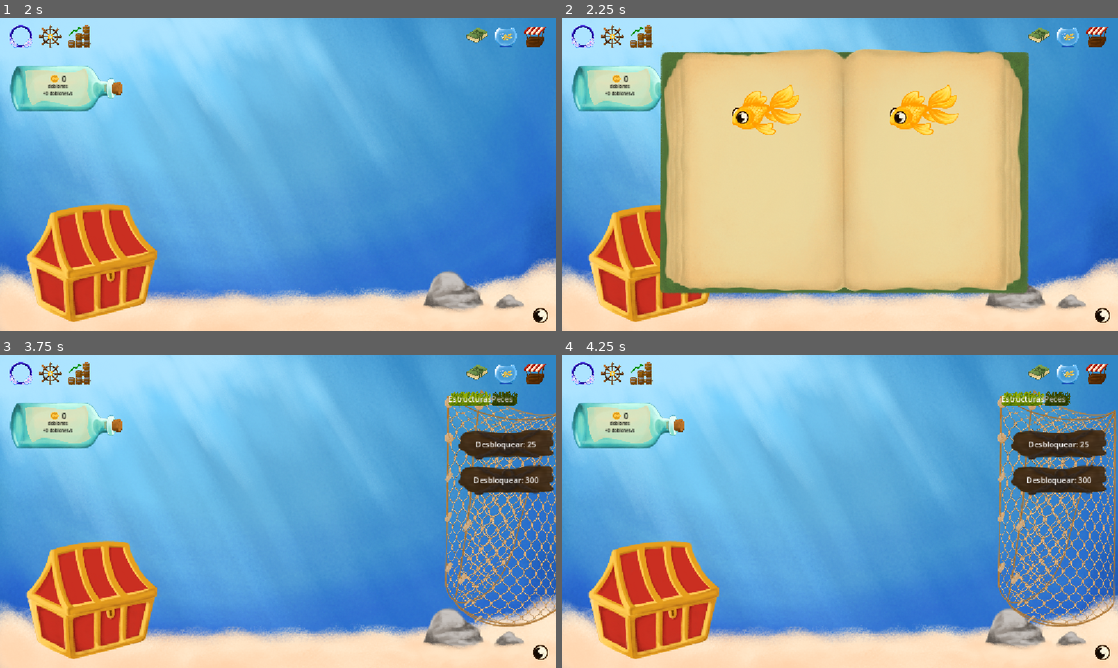
Above: before the commit, frames 1-4 (two rows, left to right).
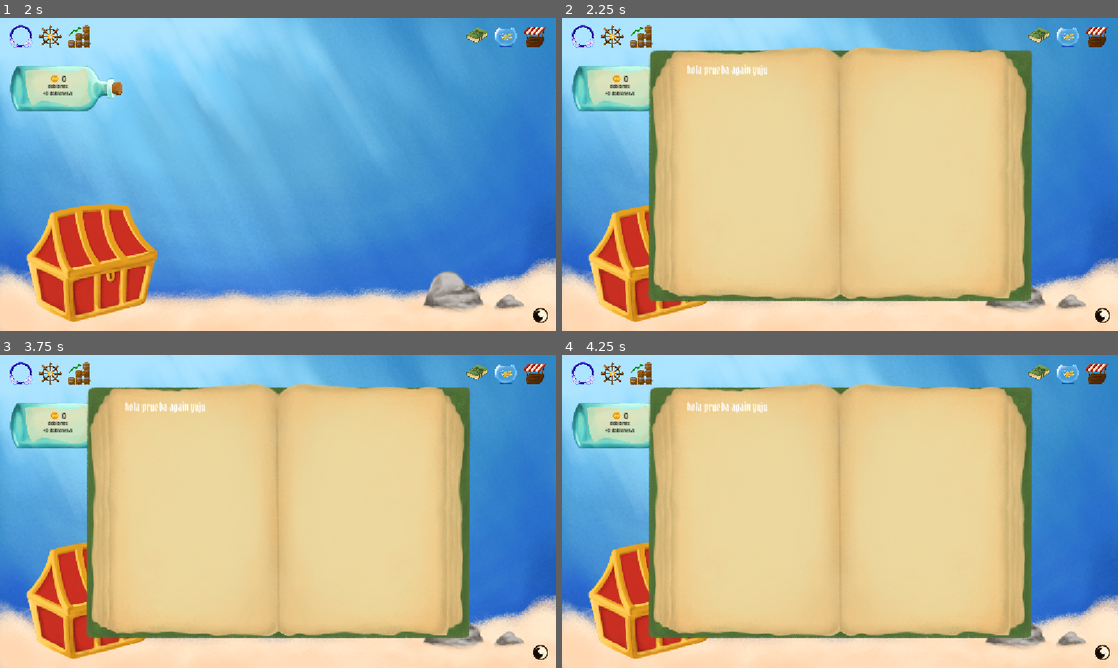
Above: after the commit, the same moments.

Repository: Niett204/fish-clicks
Game: Godot game, scene res://scenes/main.tscn
Two runs of this game, one before a commit and one after it. Both use one fixed random seed, a clock stepped at 60 frames per second and the inputs below.
Inputs (mouse positions are in pixels of both pictures, inside the frame that each line leads up to):
- Up to frame 1 (2 s): click (22, 36) at 0.5 s; click (77, 36) at 1.25 s
- Up to frame 2 (2.25 s): click (1040, 36) at 2 s
- Up to frame 3 (3.75 s): click (505, 373) at 2.75 s; click (533, 373) at 3.5 s
- Up to frame 4 (4.25 s): no input

Frame 1 is identical in both runs. In frame 2, 10% of the frame differs, in the area x 15-85%, y 9-91%; in frame 3, 61%, in the area x 15-100%, y 2-91%; in frame 4, 61%.

Commit message:
Estructura
Empieza a tener coherencia. Estructura modificada hasta el tag de rareza.

Diff:
--- a/client/fish-clicks-main/scenes/UI/encyclopedia.gd
+++ b/client/fish-clicks-main/scenes/UI/encyclopedia.gd
@@ -23,7 +23,6 @@
 var rareza_actual: String = ""
 var rarezas_disponibles: Array = []
 
-# Esto luego lo rellenaremos desde tu juego real
 var pez_ids_desbloqueados: Array[int] = [1]
 
 enum RequestMode {
--- a/client/fish-clicks-main/scenes/UI/encyclopedia_panel.tscn
+++ b/client/fish-clicks-main/scenes/UI/encyclopedia_panel.tscn
@@ -3,15 +3,19 @@
 [ext_resource type="Script" uid="uid://dshk18d2tj4io" path="res://scenes/UI/encyclopedia.gd" id="1_4h8ff"]
 [ext_resource type="Texture2D" uid="uid://casgo8fwtfcga" path="res://assets/ui/libro_abierto.png" id="1_g574a"]
 [ext_resource type="Texture2D" uid="uid://caccnasaooopc" path="res://assets/peces/doblon.png" id="2_4h8ff"]
+[ext_resource type="FontFile" uid="uid://blwqct8vf4mt8" path="res://assets/fuentes/PirataOne-Regular.ttf" id="3_k3767"]
 
 [sub_resource type="LabelSettings" id="LabelSettings_4h8ff"]
+font = ExtResource("3_k3767")
 font_size = 24
 
 [node name="EncyclopediaPanel" type="Control" unique_id=1091957969]
 layout_mode = 3
-anchors_preset = 0
-offset_right = 40.0
-offset_bottom = 40.0
+anchors_preset = 15
+anchor_right = 1.0
+anchor_bottom = 1.0
+grow_horizontal = 2
+grow_vertical = 2
 script = ExtResource("1_4h8ff")
 
 [node name="FondoLibro" type="TextureRect" parent="." unique_id=897703042]
@@ -19,127 +23,11 @@
 anchors_preset = 15
 anchor_right = 1.0
 anchor_bottom = 1.0
-offset_left = 180.0
-offset_top = -103.06512
-offset_right = 180.09895
-offset_bottom = -102.96616
 grow_horizontal = 2
 grow_vertical = 2
-scale = Vector2(20.212515, 20.870224)
 texture = ExtResource("1_g574a")
-expand_mode = 4
+expand_mode = 3
 stretch_mode = 5
-
-[node name="PaginaIzq" type="Control" parent="FondoLibro" unique_id=132562500]
-anchors_preset = 0
-offset_left = 3.56215
-offset_top = 8.672643
-offset_right = 19.542343
-offset_bottom = 32.151066
-
-[node name="TagRarezaIzq" type="Label" parent="FondoLibro/PaginaIzq" unique_id=622684088]
-layout_mode = 0
-offset_left = 0.8905374
-offset_top = 0.530187
-offset_right = 13.890537
-offset_bottom = 23.530188
-scale = Vector2(0.3545826, 0.057846144)
-label_settings = SubResource("LabelSettings_4h8ff")
-horizontal_alignment = 1
-vertical_alignment = 1
-
-[node name="PezIzq" type="TextureRect" parent="FondoLibro/PaginaIzq" unique_id=672969919]
-custom_minimum_size = Vector2(1, 1)
-layout_mode = 1
-anchors_preset = -1
-anchor_left = 0.25100002
-anchor_top = 0.135
-anchor_right = 0.814
-anchor_bottom = 0.33400002
-offset_left = -0.7457261
-offset_top = -1.8248432
-offset_right = 0.102809906
-offset_bottom = 2.176673
-texture = ExtResource("2_4h8ff")
-expand_mode = 1
-stretch_mode = 5
-
-[node name="NombrePezIzq" type="Label" parent="FondoLibro/PaginaIzq" unique_id=244178706]
-layout_mode = 0
-offset_left = 4.353738
-offset_top = 9.29866
-offset_right = 137.35374
-offset_bottom = 32.29866
-scale = Vector2(0.056835253, 0.0751883)
-
-[node name="DescripcionIzq" type="RichTextLabel" parent="FondoLibro/PaginaIzq" unique_id=1518738575]
-layout_mode = 0
-offset_left = 2.6221378
-offset_top = 12.652718
-offset_right = 15.622138
-offset_bottom = 12.652718
-
-[node name="StatIzq" type="Label" parent="FondoLibro/PaginaIzq" unique_id=1730993597]
-layout_mode = 0
-offset_left = 4.848481
-offset_top = 19.217098
-offset_right = 17.84848
-offset_bottom = 42.2171
-scale = Vector2(0.48942524, 0.07811248)
-
-[node name="PaginaDer" type="Control" parent="FondoLibro" unique_id=814593104]
-anchors_preset = 0
-offset_left = 19.78972
-offset_top = 8.241406
-offset_right = 36.413086
-offset_bottom = 31.767746
-
-[node name="TagRarezaDer" type="Label" parent="FondoLibro/PaginaDer" unique_id=987179701]
-layout_mode = 0
-offset_left = 11.230666
-offset_top = 0.76976275
-offset_right = 24.230667
-offset_bottom = 23.769762
-scale = Vector2(0.3545826, 0.057846144)
-
-[node name="PezDer" type="TextureRect" parent="FondoLibro/PaginaDer" unique_id=1348482027]
-custom_minimum_size = Vector2(1, 1)
-layout_mode = 1
-anchors_preset = -1
-anchor_left = 0.25100002
-anchor_top = 0.135
-anchor_right = 0.814
-anchor_bottom = 0.33400002
-offset_left = -1.0920463
-offset_top = -0.77070975
-offset_right = -0.24351025
-offset_bottom = 3.2308073
-texture = ExtResource("2_4h8ff")
-expand_mode = 1
-stretch_mode = 5
-
-[node name="NombrePezDer" type="Label" parent="FondoLibro/PaginaDer" unique_id=311250947]
-layout_mode = 0
-offset_left = 4.0074177
-offset_top = 9.634067
-offset_right = 137.00742
-offset_bottom = 32.634068
-scale = Vector2(0.056835253, 0.0751883)
-
-[node name="DescripcionDer" type="RichTextLabel" parent="FondoLibro/PaginaDer" unique_id=1565178078]
-layout_mode = 0
-offset_left = 2.6221378
-offset_top = 12.988127
-offset_right = 15.622138
-offset_bottom = 12.988127
-
-[node name="StatDer" type="Label" parent="FondoLibro/PaginaDer" unique_id=2000961006]
-layout_mode = 0
-offset_left = 4.848481
-offset_top = 19.887909
-offset_right = 17.84848
-offset_bottom = 42.88791
-scale = Vector2(0.48942524, 0.07811248)
 
 [node name="RarezaContainer" type="VBoxContainer" parent="FondoLibro" unique_id=1042103093]
 layout_mode = 0
@@ -148,6 +36,108 @@
 offset_right = 73.86513
 offset_bottom = 40.482277
 scale = Vector2(0.04416226, 0.70898515)
+
+[node name="ContenedorLibro" type="HBoxContainer" parent="FondoLibro" unique_id=1023908088]
+layout_mode = 1
+anchors_preset = 15
+anchor_right = 1.0
+anchor_bottom = 1.0
+offset_left = 192.00002
+offset_top = 59.000004
+offset_right = -106.0
+offset_bottom = -29.0
+grow_horizontal = 2
+grow_vertical = 2
+scale = Vector2(0.8799994, 0.96000063)
+
+[node name="PaginaIzq" type="Control" parent="FondoLibro/ContenedorLibro" unique_id=132562500]
+custom_minimum_size = Vector2(435, 0)
+layout_mode = 2
+
+[node name="MarginIzq" type="MarginContainer" parent="FondoLibro/ContenedorLibro/PaginaIzq" unique_id=1104367832]
+layout_mode = 1
+anchors_preset = 15
+anchor_right = 1.0
+anchor_bottom = 1.0
+grow_horizontal = 2
+grow_vertical = 2
+theme_override_constants/margin_left = 40
+theme_override_constants/margin_top = 30
+theme_override_constants/margin_right = 40
+theme_override_constants/margin_bottom = 30
+
+[node name="VBoxIzq" type="VBoxContainer" parent="FondoLibro/ContenedorLibro/PaginaIzq/MarginIzq" unique_id=1687276047]
+layout_mode = 2
+
+[node name="TextureRect" type="TextureRect" parent="FondoLibro/ContenedorLibro/PaginaIzq/MarginIzq/VBoxIzq" unique_id=1536489537]
+layout_mode = 2
+expand_mode = 2
+stretch_mode = 5
+
+[node name="TagRarezaIzq" type="Label" parent="FondoLibro/ContenedorLibro/PaginaIzq/MarginIzq/VBoxIzq/TextureRect" unique_id=622684088]
+layout_mode = 1
+anchors_preset = 4
+anchor_top = 0.5
+anchor_bottom = 0.5
+offset_top = -16.0
+offset_right = 192.0
+offset_bottom = 16.0
+grow_vertical = 2
+size_flags_horizontal = 0
+text = "hola prueba again yuju"
+label_settings = SubResource("LabelSettings_4h8ff")
+horizontal_alignment = 1
+vertical_alignment = 1
+max_lines_visible = 1
+language = "es"
+
+[node name="PezIzq" type="TextureRect" parent="FondoLibro/ContenedorLibro/PaginaIzq/MarginIzq/VBoxIzq" unique_id=672969919]
+custom_minimum_size = Vector2(1, 1)
+layout_mode = 2
+texture = ExtResource("2_4h8ff")
+expand_mode = 1
+stretch_mode = 5
+
+[node name="NombrePezIzq" type="Label" parent="FondoLibro/ContenedorLibro/PaginaIzq/MarginIzq/VBoxIzq" unique_id=244178706]
+layout_mode = 2
+
+[node name="DescripcionIzq" type="RichTextLabel" parent="FondoLibro/ContenedorLibro/PaginaIzq/MarginIzq/VBoxIzq" unique_id=1518738575]
+layout_mode = 2
+
+[node name="StatIzq" type="Label" parent="FondoLibro/ContenedorLibro/PaginaIzq/MarginIzq/VBoxIzq" unique_id=1730993597]
+layout_mode = 2
+size_flags_horizontal = 0
+size_flags_vertical = 0
+
+[node name="PaginaDer" type="Control" parent="FondoLibro/ContenedorLibro" unique_id=814593104]
+layout_mode = 2
+
+[node name="MarginDer" type="MarginContainer" parent="FondoLibro/ContenedorLibro/PaginaDer" unique_id=952254675]
+layout_mode = 1
+anchors_preset = 15
+anchor_right = 1.0
+anchor_bottom = 1.0
+grow_horizontal = 2
+grow_vertical = 2
+
+[node name="TagRarezaDer" type="Label" parent="FondoLibro/ContenedorLibro/PaginaDer/MarginDer" unique_id=987179701]
+layout_mode = 2
+
+[node name="PezDer" type="TextureRect" parent="FondoLibro/ContenedorLibro/PaginaDer/MarginDer" unique_id=1348482027]
+custom_minimum_size = Vector2(1, 1)
+layout_mode = 2
+texture = ExtResource("2_4h8ff")
+expand_mode = 1
+stretch_mode = 5
+
+[node name="NombrePezDer" type="Label" parent="FondoLibro/ContenedorLibro/PaginaDer/MarginDer" unique_id=311250947]
+layout_mode = 2
+
+[node name="DescripcionDer" type="RichTextLabel" parent="FondoLibro/ContenedorLibro/PaginaDer/MarginDer" unique_id=1565178078]
+layout_mode = 2
+
+[node name="StatDer" type="Label" parent="FondoLibro/ContenedorLibro/PaginaDer/MarginDer" unique_id=2000961006]
+layout_mode = 2
 
 [node name="BtnAnterior" type="TextureButton" parent="." unique_id=30782975]
 layout_mode = 0
--- a/client/fish-clicks-main/scenes/main.tscn
+++ b/client/fish-clicks-main/scenes/main.tscn
@@ -429,7 +429,12 @@
 theme_override_font_sizes/font_size = 8
 
 [node name="EncyclopediaPanel" parent="UI/Root/HUD" unique_id=1091957969 instance=ExtResource("20_yc10j")]
-layout_mode = 0
+layout_mode = 1
+offset_left = 33.0
+offset_top = 18.0
+offset_right = -22.35254
+offset_bottom = -29.48291
+scale = Vector2(0.99211466, 1.0108906)
 
 [node name="BtnHideHUD" type="TextureButton" parent="UI/Root" unique_id=2090329672]
 custom_minimum_size = Vector2(32, 32)
Binary file added: client/fish-clicks-main/assets/fuentes/PirataOne-Regular.ttf
Not shown, added: client/fish-clicks-main/assets/fuentes/PirataOne-Regular.ttf.import
